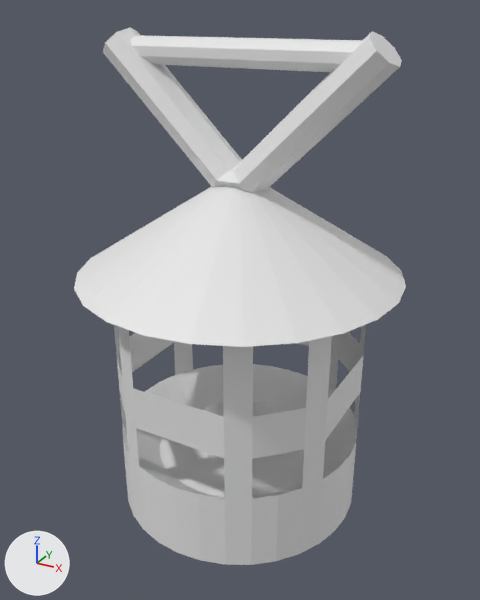
The FBX model Assets/Player/Equipment/Lantern/Lantern.fbx as it was, and as the next commit left it.
Rendered twice from a camera (50 mm lens) standing at (0.233, -0.424, 0.028) and looking at (0.002, -0.004, -0.182). Lighting does not change. The marker at lower left points along +X, +Y and +Z. The picture after the commit comes second. Where no turn or scale is listed for an object, it has been applied to the vertices.

Before the edit, the objects in view are built like this:
```python
me_cylinder = bpy.data.meshes.new('Cylinder')
me_cylinder.from_pydata(...)  # 169 vertices, 123 faces; spans x -0.126..0.126, y -0.126..0.126, z -0.271..0.01
me_cylinder_002 = bpy.data.meshes.new('Cylinder.002')
me_cylinder_002.from_pydata(...)  # 50 vertices, 37 faces; spans x -0.112..0.112, y -0.018..0.018, z -0.095..0.015
ob_cylinder = bpy.data.objects.new('Cylinder', me_cylinder)
ob_cylinder.location = (0.0, 0.0, -0.0895)
ob_cylinder_002 = bpy.data.objects.new('Cylinder.002', me_cylinder_002)
ob_cylinder_002.location = (0.0, 0.0, 0.0)
```
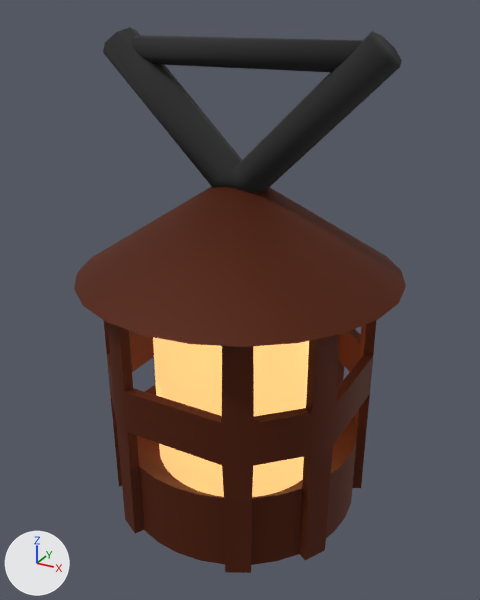
Patch to the scene script:
```diff
--- a/Assets/Player/Equipment/Lantern/Lantern.fbx.py
+++ b/Assets/Player/Equipment/Lantern/Lantern.fbx.py
@@ mat_material @@
+mat_material = principled_material('Material')
+mat_material.base_color = (0.0993, 0.0145, 0.0)  # brown #592000
+mat_material.metallic = 0.44
+mat_material.roughness = 0.72
@@ mat_material_002 @@
+mat_material_002 = principled_material('Material.002')
+mat_material_002.base_color = (0.02, 0.02, 0.02)  # black #272727
+mat_material_002.roughness = 1.0
@@ mat_material_001 @@
+mat_material_001 = principled_material('Material.001')
+mat_material_001.base_color = (0.8, 0.4, 0.0)  # yellow #e7aa00
+mat_material_001.emission_color = (1.0, 0.577, 0.229)  # beige #ffc884
+mat_material_001.emission_strength = 1.0
@@ me_cylinder_002 @@
 me_cylinder_002.from_pydata(...)  # 50 vertices, 37 faces; spans x -0.112..0.112, y -0.018..0.018, z -0.095..0.015
 # used by ob_cylinder_002; location = (0.0, 0.0, 0.0)
+# me_cylinder_002 part 1: edges marked sharp go from 83 to 0
+me_cylinder_002.materials.append(mat_material_002)  # black #272727
@@ me_cylinder @@
 # used by ob_cylinder; location = (0.0, 0.0, -0.0895)
-me_cylinder.from_pydata(...)  # 169 vertices, 123 faces; spans x -0.126..0.126, y -0.126..0.126, z -0.271..0.01
+me_cylinder.from_pydata(...)  # 281 vertices, 235 faces; spans x -0.126..0.126, y -0.126..0.126, z -0.271..0.01
+# me_cylinder part 2: 80 vertices added at x -0.1..0.1, y -0.1..0.1, z -0.271..-0.067
+# me_cylinder part 3: 114 faces spanning x -0.126..0.126, y -0.126..0.126, z -0.271..0.01 switch from no material to mat_material (brown #592000)
+# other edits to the shape of me_cylinder do not show in these pictures
@@ me_cylinder_004 @@
+me_cylinder_004.from_pydata(...)  # 64 vertices, 32 faces; spans x -0.07..0.07, y -0.07..0.07, z -0.232..-0.057
+me_cylinder_004.materials.append(mat_material_001)  # yellow #e7aa00, glowing beige #ffc884
@@ ob_cylinder_001 @@
+ob_cylinder_001 = bpy.data.objects.new('Cylinder.001', me_cylinder_004)
+ob_cylinder_001.location = (0.0, 0.0, -0.0895)
```

Location of each change, (x1, y1, x2, y2) in pixels of the pictures (480 x 600 px):
'Cylinder', reshaped
    before: (74, 186, 406, 565)
    after: (74, 186, 406, 573)
'Cylinder.002', recoloured, shading changed (white to black)
    both: (103, 27, 402, 193)
'Cylinder.001', added
    after: (153, 337, 309, 497)
part 2 of me_cylinder, added (brown)
    after: (104, 320, 377, 573)
part 3 of me_cylinder, recoloured (white to brown)
    both: (74, 186, 406, 565)
